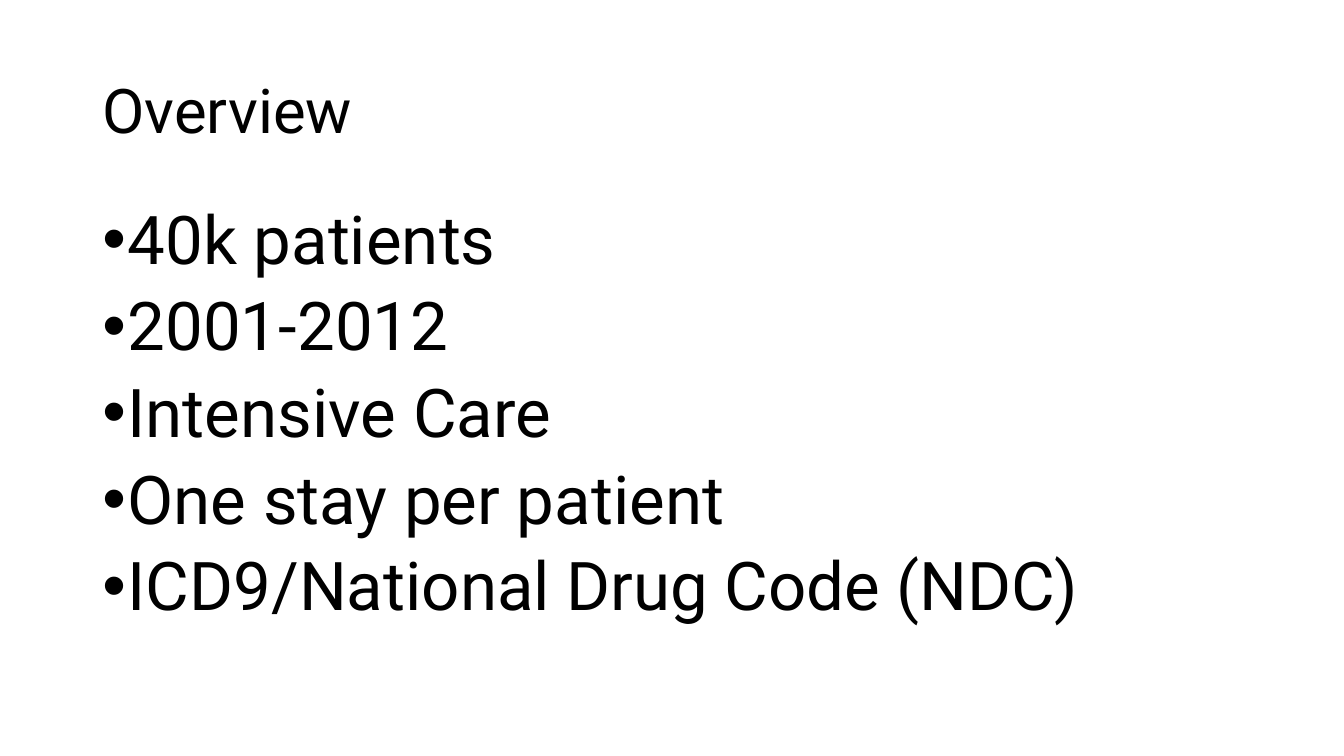
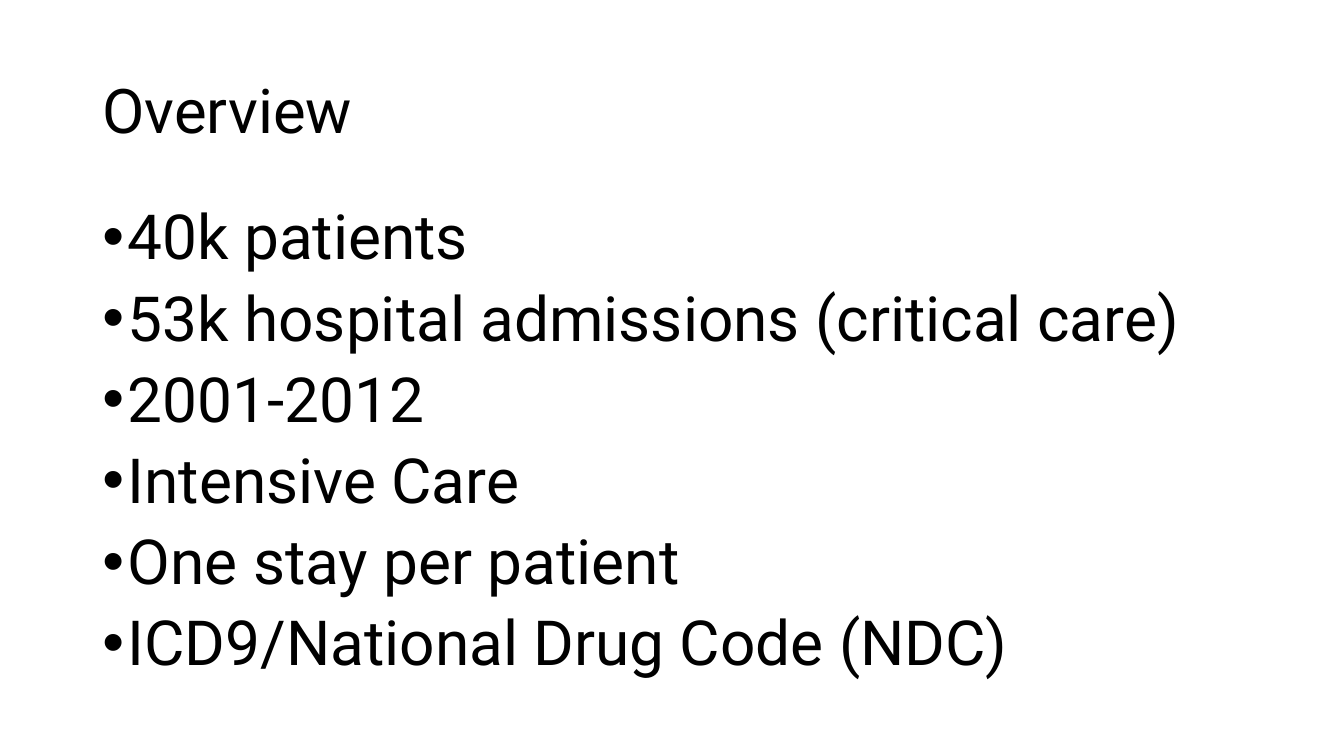
Before and after one commit to kirilklein/ehr_preprocess, a slide deck: slide 2 of data/raw/mimic3.pptx. Drawn at 1344x756 pixels with LibreOffice and Linux fonts; fonts in the diff are those of the drawing. Boxes give left, top, right and bottom in pixels: in the first picture for what was removed or moved away, otherwise in the second. Text is boxed around its words. In the diff, an @@ line names an element or a change of style, - is before the commit and + after.

```diff
--- a/data/raw/mimic3.pptx
+++ b/data/raw/mimic3.pptx
@@ text at (128, 212, 1007, 679): size 48 to 44.4 pt in "40k patients", "2001-2012", "Intensive Care", "One stay per patient" and 1 more places @@
@@ text at (128, 291, 1178, 355): paragraph added @@
+• 53k hospital admissions (critical care)
```
Also in this commit, not shown: 1 other slide changed, 3 other files.
